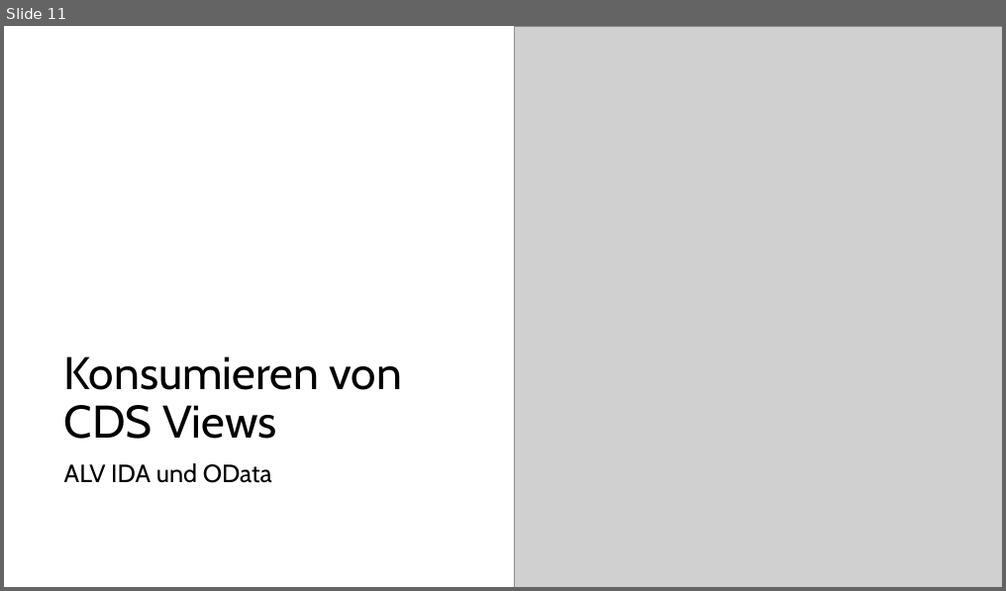
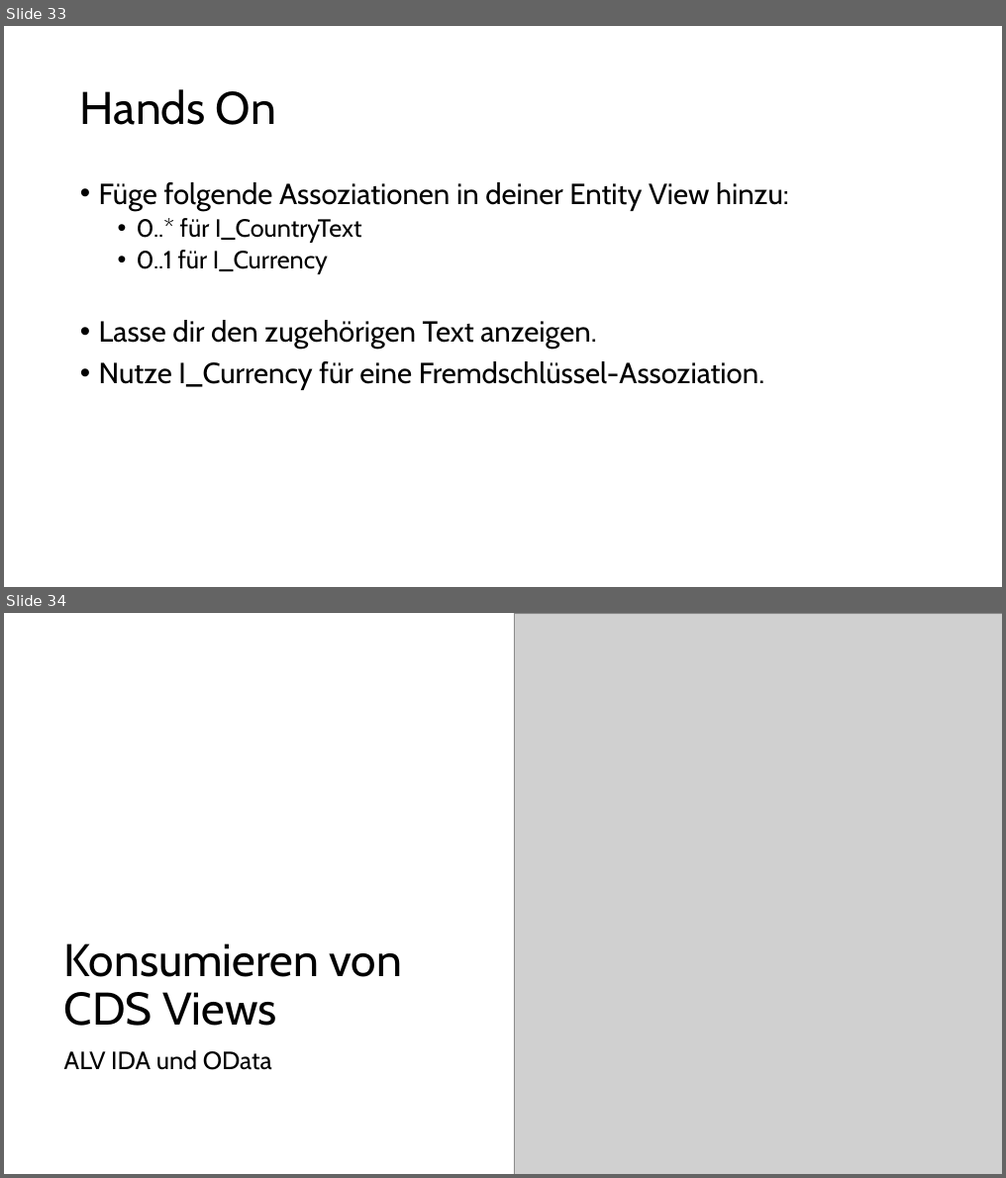
Before and after one commit to DevelopmentBvise/Schulung, a slide deck: CDS presentation/Tag2_Data Modeling with Core Data Services.pptx. Shown one above the other, each under a label of ours: slide 11 before the commit, slides 33 and 34 after it. The pictures are 1006x591 and 1006x1178 pixels, drawn with LibreOffice and Linux fonts; fonts in the diff are those of the drawing; grey boxes stand for pictures. Boxes give left, top, right and bottom in pixels: in the first picture for what was removed or moved away, otherwise in the second. Text is boxed around its words. In the diff, an @@ line names an element or a change of style, - is before the commit and + after.

```diff
--- a/CDS presentation/Tag2_Data Modeling with Core Data Services.pptx
+++ b/CDS presentation/Tag2_Data Modeling with Core Data Services.pptx
@@ slide 33 added at box(4, 26, 1002, 587), background #FFFFFF @@
@@ title added at box(80, 89, 276, 125), 44 pt, text #000000 @@
+Hands On
@@ text added at box(99, 182, 789, 390), 28 pt, text #000000 @@
+• Füge folgende Assoziationen in deiner Entity View hinzu:
+  • 0..* für I_CountryText
+  • 0..1 für I_Currency
+• Lasse dir den zugehörigen Text anzeigen.
+• Nutze I_Currency für eine Fremdschlüssel-Assoziation.
@@ what was slide 11 is now slide 34 @@
```
Also in this commit, not shown: 1 slide changed, 28 other slides added, 4 slides removed, 4 other files.
